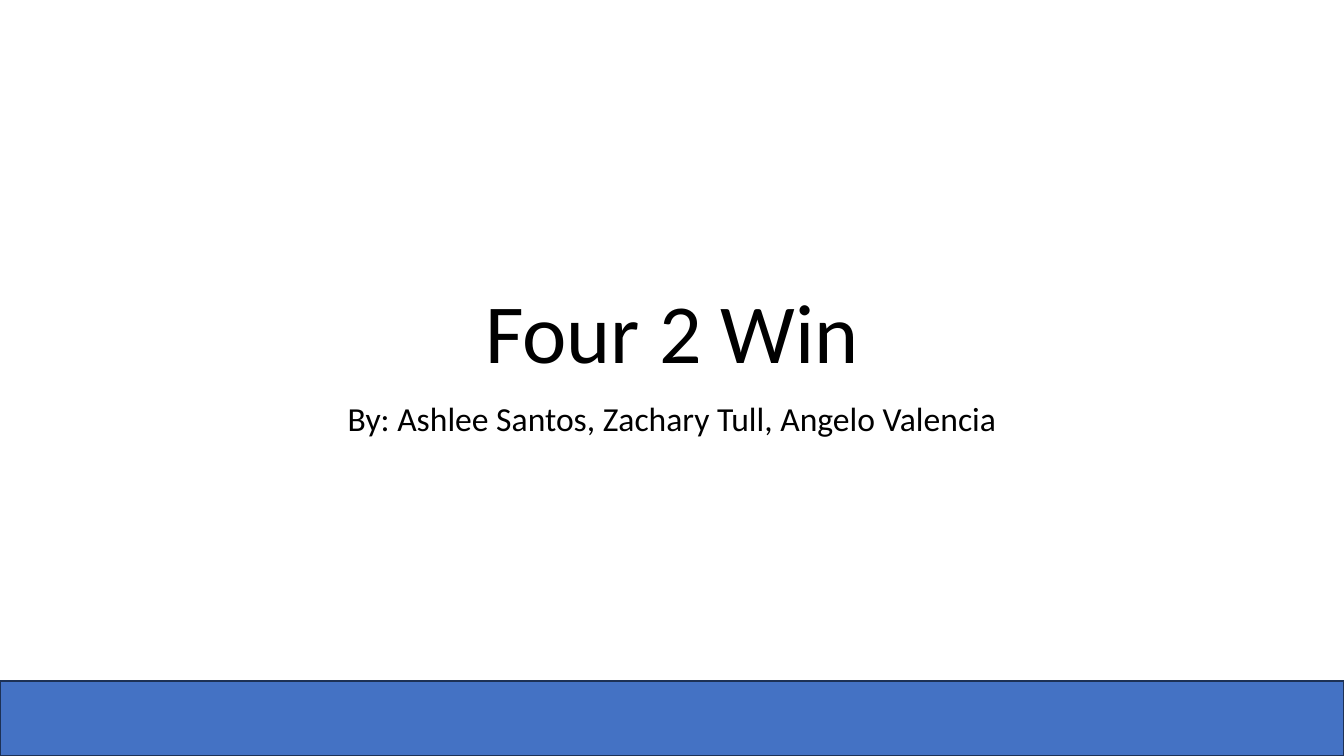
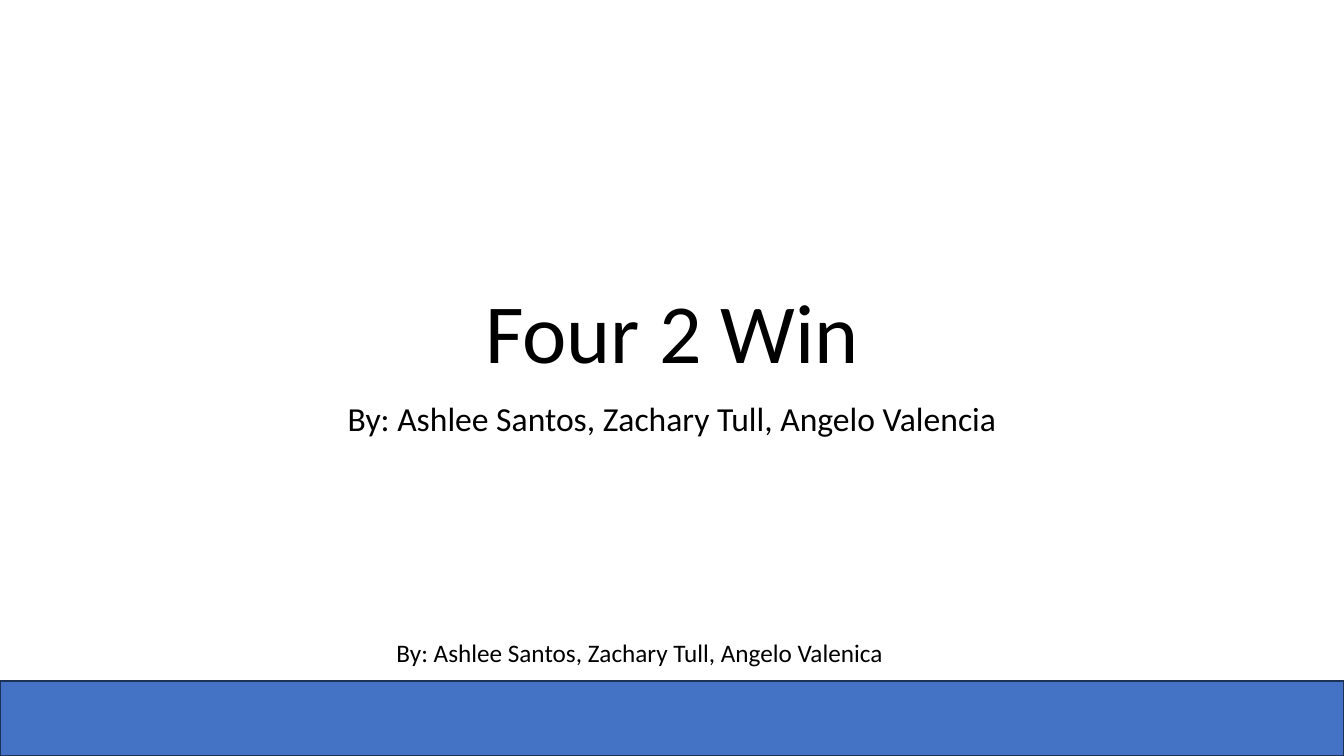
Before and after one commit to Zachadactyl/Connect-4_C, a slide deck: slide 1 of Four 2 Win.pptx. Drawn at 1344x756 pixels with LibreOffice and Linux fonts; fonts in the diff are those of the drawing; background and template pictures are left out. Boxes give left, top, right and bottom in pixels: in the first picture for what was removed or moved away, otherwise in the second. Text is boxed around its words. In the diff, an @@ line names an element or a change of style, - is before the commit and + after.

```diff
--- a/Four 2 Win.pptx
+++ b/Four 2 Win.pptx
@@ text added at [396,644,883,667], 18 pt, text #000000 @@
+By: Ashlee Santos, Zachary Tull, Angelo Valenica
```
Also in this commit, not shown: 4 other slides changed, 2 slides added, 2 slides removed.
